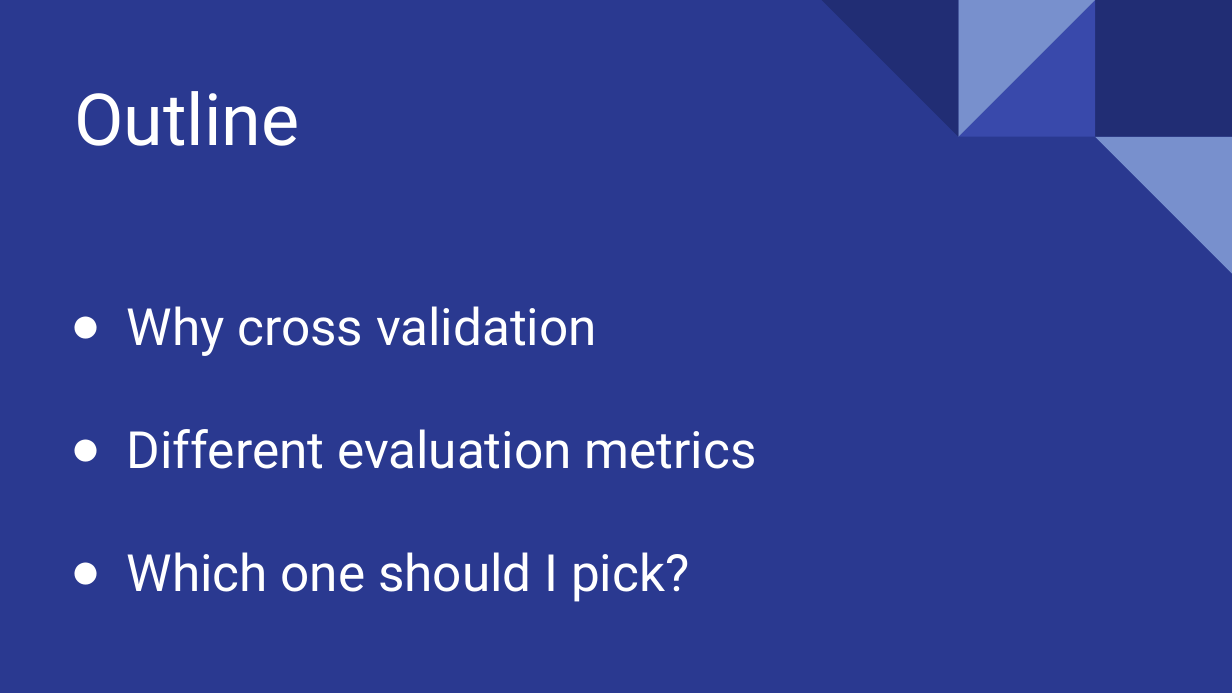
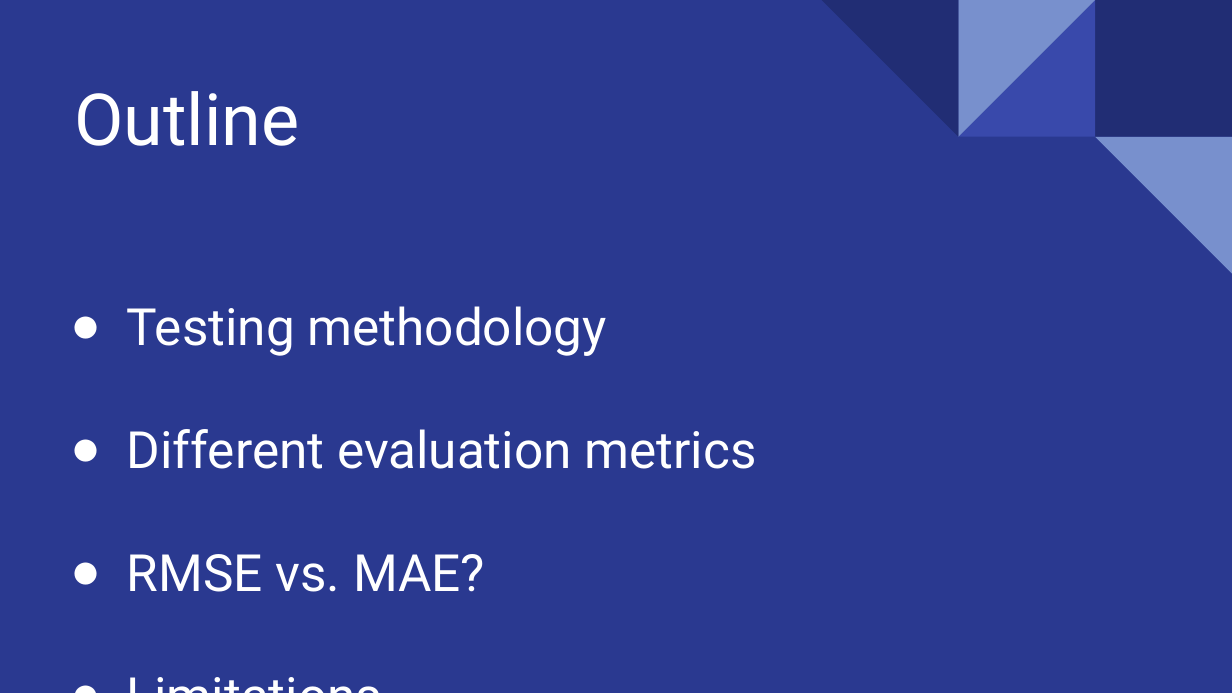
Before and after one commit to salma71/MSDS_SU2020, a slide deck: slide 2 of Recommender_system612/week_3/presentation/Evaluating_recommender_system.pptx. Drawn at 1232x693 pixels with LibreOffice and Linux fonts; fonts in the diff are those of the drawing. Boxes give left, top, right and bottom in pixels: in the first picture for what was removed or moved away, otherwise in the second. Text is boxed around its words. In the diff, an @@ line names an element or a change of style, - is before the commit and + after.

```diff
--- a/Recommender_system612/week_3/presentation/Evaluating_recommender_system.pptx
+++ b/Recommender_system612/week_3/presentation/Evaluating_recommender_system.pptx
@@ text at [127,306,607,356]: text changed @@
-● Why cross validation
+● Testing methodology
@@ text at [127,554,485,592]: text changed @@
-● Which one should I pick?
+● RMSE vs. MAE?
+● Limitations
```
Also in this commit, not shown: 3 other slides changed, 2 slides added, 1 slide removed, 3 other files.
